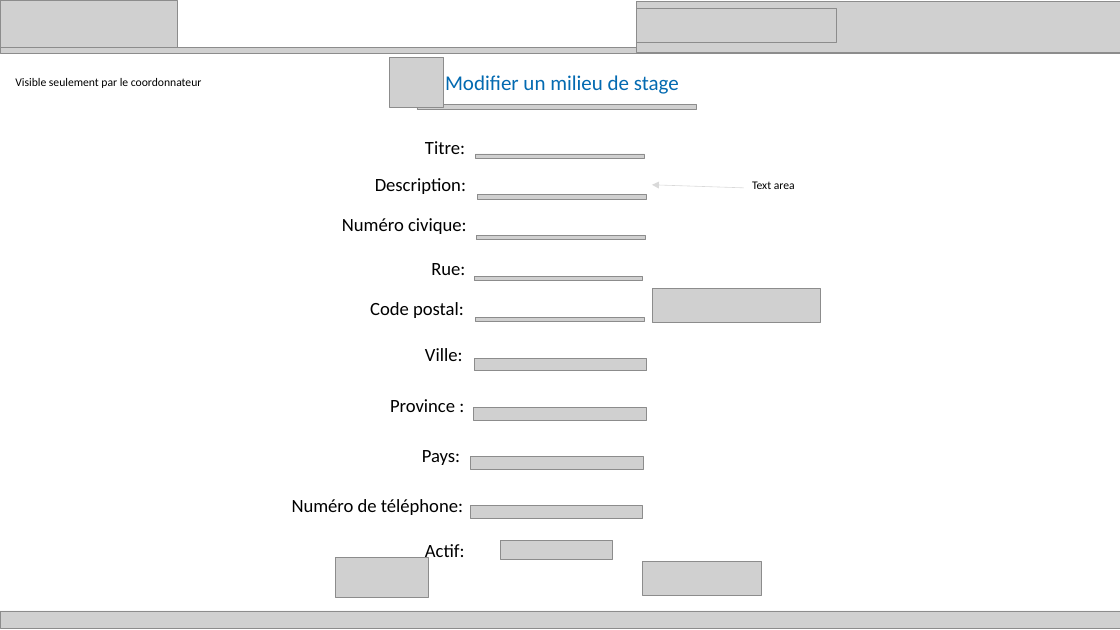
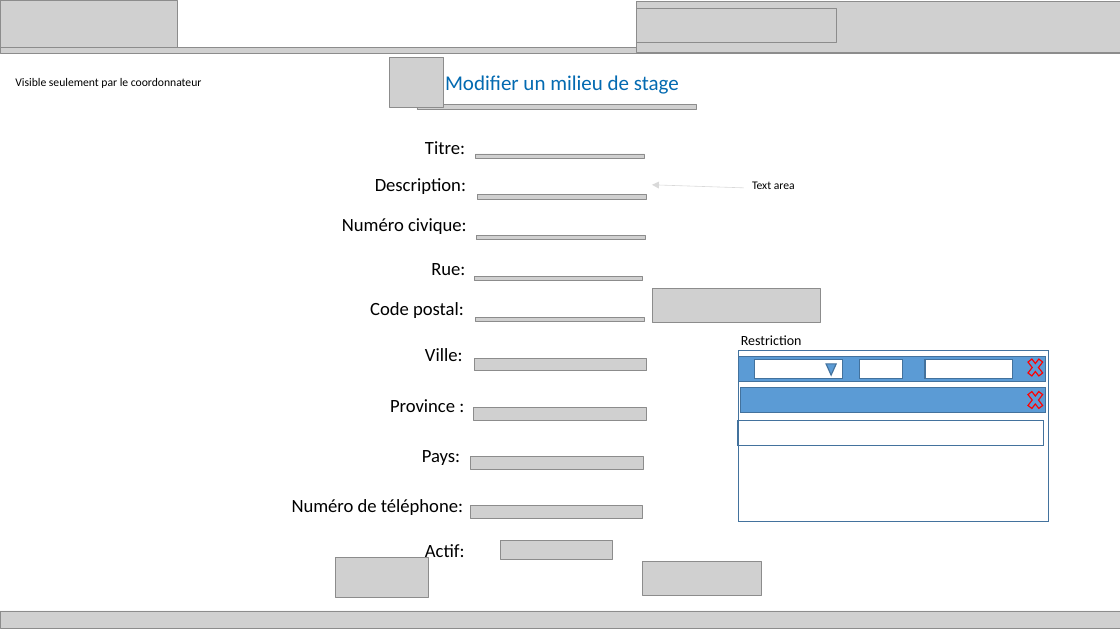
Before and after one commit to zacouse/GestionStages, a slide deck: slide 3 of Documentation/SchémaModificationMilieudeStage.pptx. Drawn at 1120x630 pixels with LibreOffice and Linux fonts; fonts in the diff are those of the drawing; grey boxes stand for pictures. Boxes give left, top, right and bottom in pixels: in the first picture for what was removed or moved away, otherwise in the second. Text is boxed around its words. In the diff, an @@ line names an element or a change of style, - is before the commit and + after.

```diff
--- a/Documentation/SchémaModificationMilieudeStage.pptx
+++ b/Documentation/SchémaModificationMilieudeStage.pptx
@@ rectangle added at (x1=739, y1=350, x2=1049, y2=522), fill #FFFFFF, outline #43739E 1 pt @@
@@ rectangle added at (x1=739, y1=356, x2=1046, y2=381), fill #5B9BD5, outline #43739E 1 pt @@
@@ text added at (x1=741, y1=335, x2=802, y2=345), 12 pt, text #000000 @@
+Restriction
@@ cross added at (x1=1025, y1=355, x2=1046, y2=381), fill #5B9BD5, outline #FF0000 1 pt @@
@@ rectangle added at (x1=741, y1=387, x2=1046, y2=413), fill #5B9BD5, outline #43739E 1 pt @@
@@ rectangle added at (x1=755, y1=360, x2=844, y2=378), fill #FFFFFF, outline #43739E 1 pt @@
@@ triangle added at (x1=826, y1=364, x2=836, y2=375), fill #5B9BD5, outline #43739E 1 pt @@
@@ rectangle added at (x1=860, y1=360, x2=902, y2=378), fill #FFFFFF, outline #43739E 1 pt @@
@@ rectangle added at (x1=925, y1=360, x2=1013, y2=378), fill #FFFFFF, outline #43739E 1 pt @@
@@ cross added at (x1=1025, y1=386, x2=1046, y2=413), fill #5B9BD5, outline #FF0000 1 pt @@
@@ rectangle added at (x1=739, y1=420, x2=1044, y2=445), fill #FFFFFF, outline #43739E 1 pt @@
```
Also in this commit, not shown: 3 other slides changed, 13 other files.
